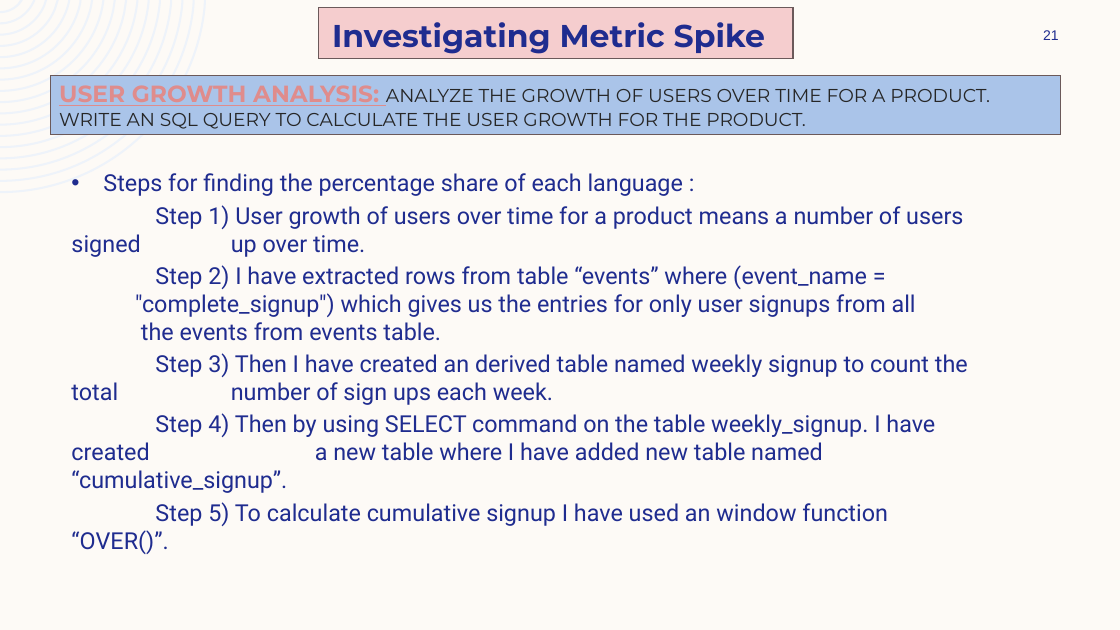
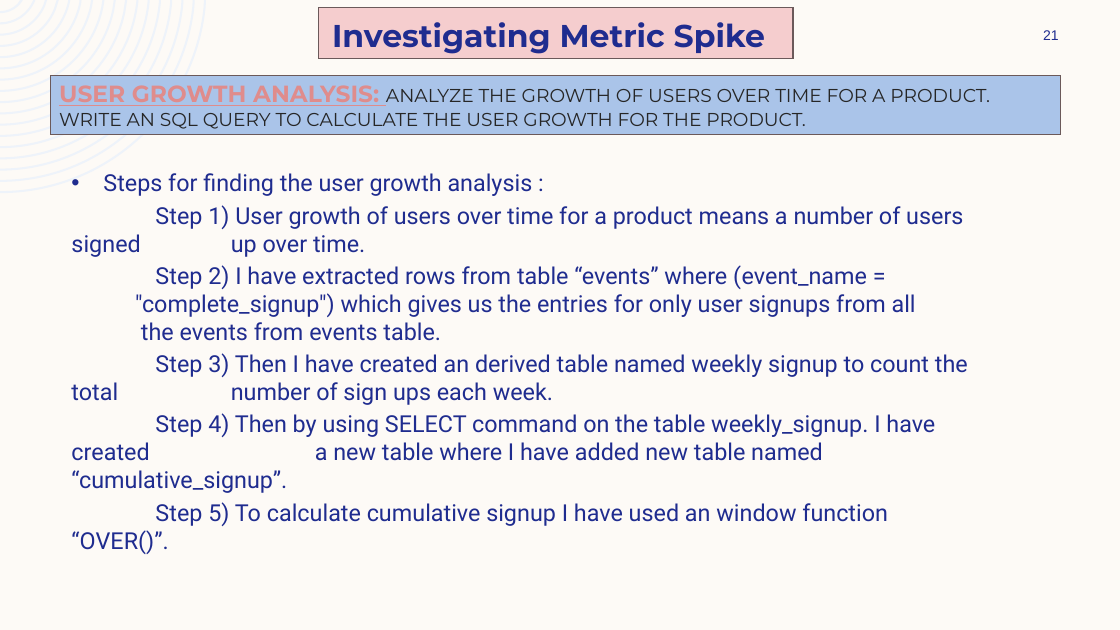
Before and after one commit to ShindeYash/Operation_and_Metric_Analytics, a slide deck: slide 21 of Report - Operation_and_Metric_Analytics.pptx. Drawn at 1120x630 pixels with LibreOffice and Linux fonts; fonts in the diff are those of the drawing. Boxes give left, top, right and bottom in pixels: in the first picture for what was removed or moved away, otherwise in the second. Text is boxed around its words. In the diff, an @@ line names an element or a change of style, - is before the commit and + after.

```diff
--- a/Report - Operation_and_Metric_Analytics.pptx
+++ b/Report - Operation_and_Metric_Analytics.pptx
@@ text at bbox=[103, 173, 533, 196]: text changed @@
-• Steps for finding the percentage share of each language :
+• Steps for finding the user growth analysis :
```
Also in this commit, not shown: 2 other slides changed, 2 other files.
